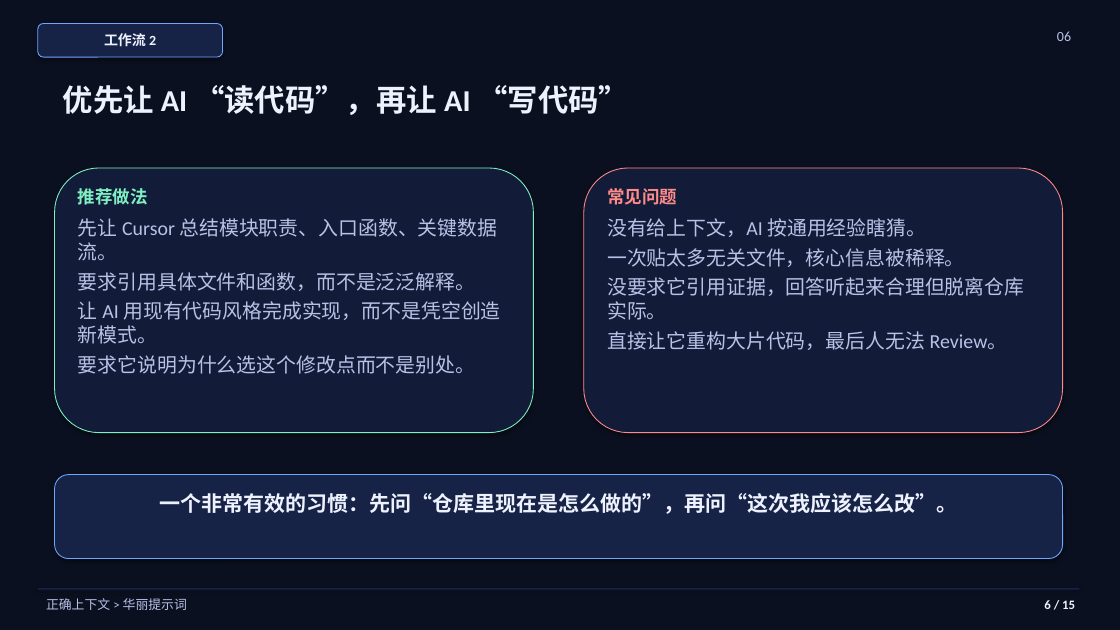
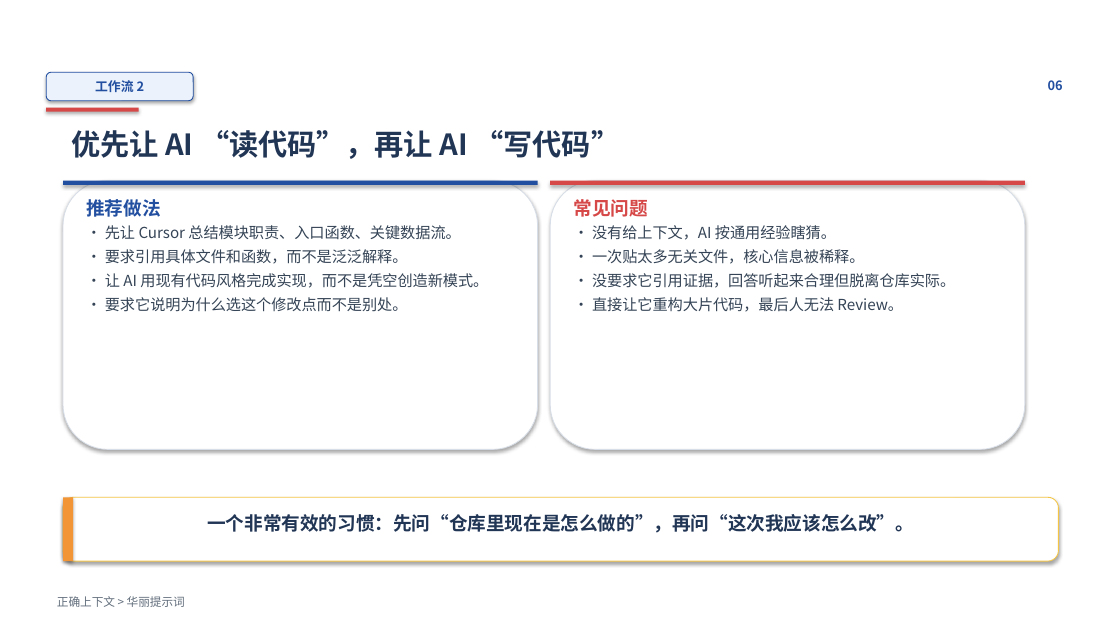
Before and after one commit to jumprn/test1, a slide deck: slide 6 of cursor-ai-best-practices.pptx. Drawn at 1120x630 pixels with LibreOffice and Linux fonts; fonts in the diff are those of the drawing; background and template pictures are left out. Boxes give left, top, right and bottom in pixels: in the first picture for what was removed or moved away, otherwise in the second. Text is boxed around its words. In the diff, an @@ line names an element or a change of style, - is before the commit and + after.

```diff
--- a/cursor-ai-best-practices.pptx
+++ b/cursor-ai-best-practices.pptx
@@ background #0B1020 to picture (left out) @@
@@ rounded rectangle "工作流 2": place and size @@
-rounded rectangle "工作流 2" at (38,24,223,57)
+rounded rectangle "工作流 2" at (46,72,193,101)
@@ rounded rectangle "工作流 2" at (46,72,193,101): size 12 to 11 pt, font Calibri to Noto Sans CJK SC, text colour #EEF2FF to #224FA0; fill #162346 to #EBF2FC; outline #6EA8FE 0.75 pt to #224FA0 0.75 pt @@
@@ text "06": place and size @@
-text "06" at (1057,31,1071,41)
+text "06" at (1048,80,1063,90)
@@ text "06" at (1048,80,1063,90): size 12 to 11 pt, font Calibri to Noto Sans CJK SC, text colour #B8C1E6 to #224FA0, bold on @@
@@ rectangle added at (46,108,139,112), fill #D64747 @@
@@ text "优先让 AI “读代码”，再让 AI “写代码”": place and size @@
-text "优先让 AI “读代码”，再让 AI “写代码”" at (63,85,630,115)
+text "优先让 AI “读代码”，再让 AI “写代码”" at (71,130,621,159)
@@ text "优先让 AI “读代码”，再让 AI “写代码”" at (71,130,621,159): size 26 to 25 pt, font Calibri to Noto Sans CJK SC, text colour #EEF2FF to #213555 @@
@@ rounded rectangle removed at (55,168,534,433) @@
@@ rounded rectangle: place and size @@
-rounded rectangle at (584,168,1063,433)
+rounded rectangle at (63,181,538,450)
@@ rounded rectangle at (63,181,538,450): fill #121C38 to #FFFFFF; outline #FF8A8A 0.75 pt to #D8DEE7 0.75 pt @@
@@ rectangle added at (63,181,538,185), fill #224FA0 @@
@@ text "推荐做法": place and size @@
-text "推荐做法" at (78,188,148,205)
+text "推荐做法" at (86,199,160,217)
@@ text "推荐做法" at (86,199,160,217): size 15 to 16 pt, font Calibri to Noto Sans CJK SC, text colour #7EF0C2 to #224FA0 @@
@@ rectangle: place and size @@
-rectangle at (38,588,1080,590)
+rectangle at (550,181,1025,185)
@@ rectangle at (550,181,1025,185): fill #162346 to #D64747 @@
@@ rounded rectangle added at (550,181,1025,450), fill #FFFFFF, outline #D8DEE7 0.75 pt @@
@@ text "常见问题": place and size @@
-text "常见问题" at (607,188,677,205)
+text "常见问题" at (574,199,648,217)
@@ text "常见问题" at (574,199,648,217): size 15 to 16 pt, font Calibri to Noto Sans CJK SC, text colour #FF8A8A to #D64747 @@
@@ text at (105,225,488,312): text changed; size 17 to 13 pt; font Calibri to Noto Sans CJK SC; text colour #B8C1E6 to #354456 @@
-先让 Cursor 总结模块职责、入口函数、关键数据流。
-要求引用具体文件和函数，而不是泛泛解释。
-让 AI 用现有代码风格完成实现，而不是凭空创造新模式。
-要求它说明为什么选这个修改点而不是别处。
+• 先让 Cursor 总结模块职责、入口函数、关键数据流。
+• 要求引用具体文件和函数，而不是泛泛解释。
+• 让 AI 用现有代码风格完成实现，而不是凭空创造新模式。
+• 要求它说明为什么选这个修改点而不是别处。
@@ text at (592,225,955,312): text changed; size 17 to 13 pt; font Calibri to Noto Sans CJK SC; text colour #B8C1E6 to #354456 @@
-没有给上下文，AI 按通用经验瞎猜。
-一次贴太多无关文件，核心信息被稀释。
-没要求它引用证据，回答听起来合理但脱离仓库实际。
-直接让它重构大片代码，最后人无法 Review。
+• 没有给上下文，AI 按通用经验瞎猜。
+• 一次贴太多无关文件，核心信息被稀释。
+• 没要求它引用证据，回答听起来合理但脱离仓库实际。
+• 直接让它重构大片代码，最后人无法 Review。
@@ rounded rectangle: place and size @@
-rounded rectangle at (55,475,1063,559)
+rounded rectangle at (63,497,1059,561)
@@ rounded rectangle at (63,497,1059,561): fill #162346 to #FFFFFF; outline #6EA8FE 0.75 pt to #F5C645 0.75 pt @@
@@ rectangle added at (63,497,73,561), fill #F29536 @@
@@ text "一个非常有效的习惯：先问“仓库里现在是怎么做的”，再问“这次我应该怎么改”。": place and size @@
-text "一个非常有效的习惯：先问“仓库里现在是怎么做的”，再问“这次我应该怎么改”。" at (160,493,958,514)
+text "一个非常有效的习惯：先问“仓库里现在是怎么做的”，再问“这次我应该怎么改”。" at (207,514,914,533)
@@ text "一个非常有效的习惯：先问“仓库里现在是怎么做的”，再问“这次我应该怎么改”。" at (207,514,914,533): size 18 to 16 pt, font Calibri to Noto Sans CJK SC, text colour #EEF2FF to #213555 @@
@@ text "正确上下文 > 华丽提示词": place and size @@
-text "正确上下文 > 华丽提示词" at (46,598,187,610)
+text "正确上下文 > 华丽提示词" at (57,596,185,607)
@@ text "正确上下文 > 华丽提示词" at (57,596,185,607): size 11 to 10 pt, font Calibri to Noto Sans CJK SC, text colour #B8C1E6 to #626E7C @@
@@ text removed at (1044,600,1075,609) @@
-6 / 15
```
Also in this commit, not shown: 14 other slides changed, 3 other files.
